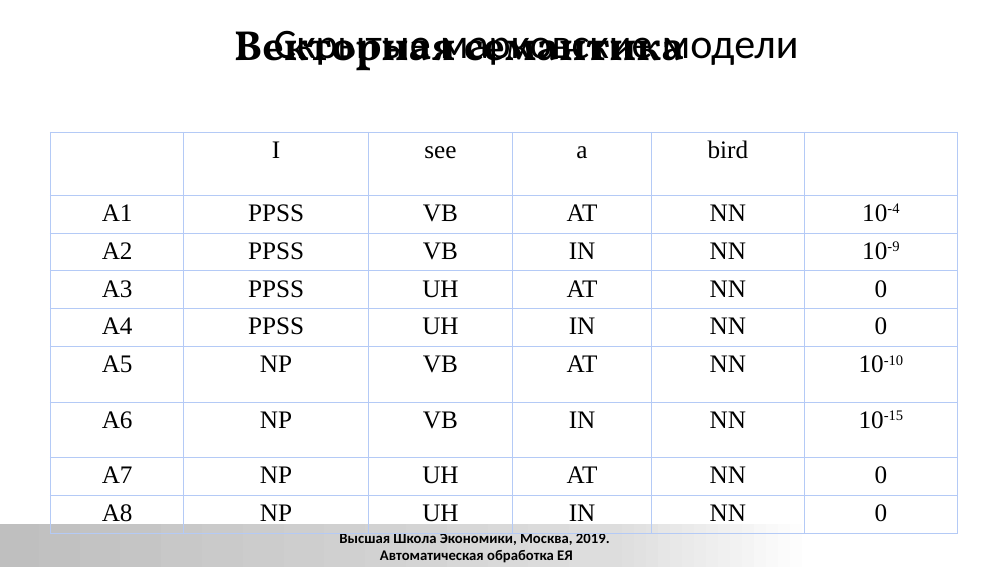
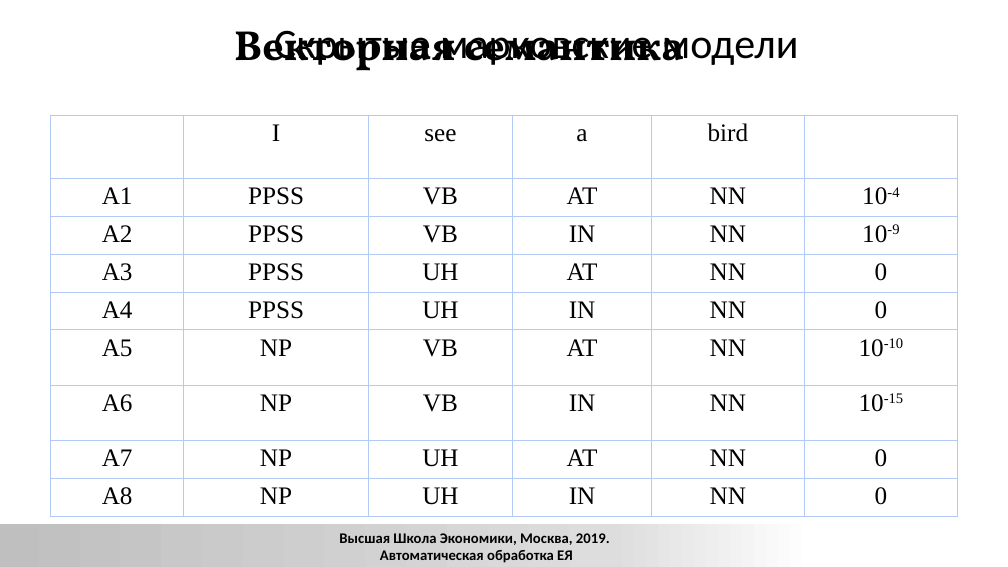
Before and after one commit to xngoli/nlp2019, a slide deck: slide 89 of lectures/2019_CL1_L_disambiguation.pptx (slide 82 before the commit). Drawn at 1008x567 pixels with LibreOffice and Linux fonts; fonts in the diff are those of the drawing; background and template pictures are left out. Boxes give left, top, right and bottom in pixels: in the first picture for what was removed or moved away, otherwise in the second. Text is boxed around its words. In the diff, an @@ line names an element or a change of style, - is before the commit and + after.

```diff
--- a/lectures/2019_CL1_L_disambiguation.pptx
+++ b/lectures/2019_CL1_L_disambiguation.pptx
@@ table: place and size @@
-table at bbox=[51, 132, 959, 533]
+table at bbox=[51, 116, 959, 516]
```
Also in this commit, not shown: 16 other slides changed, 10 slides added, 3 slides removed, 2 other files.
